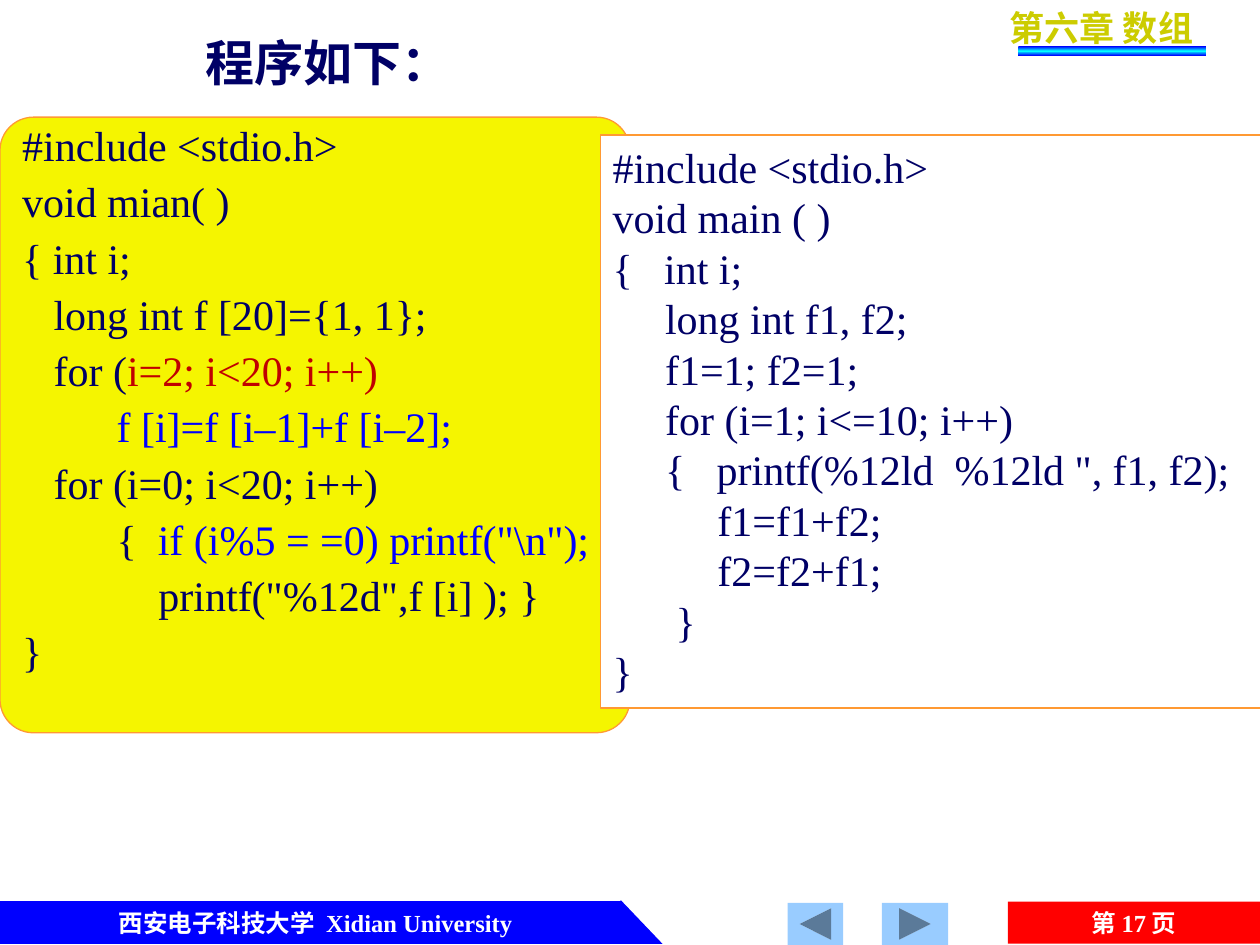
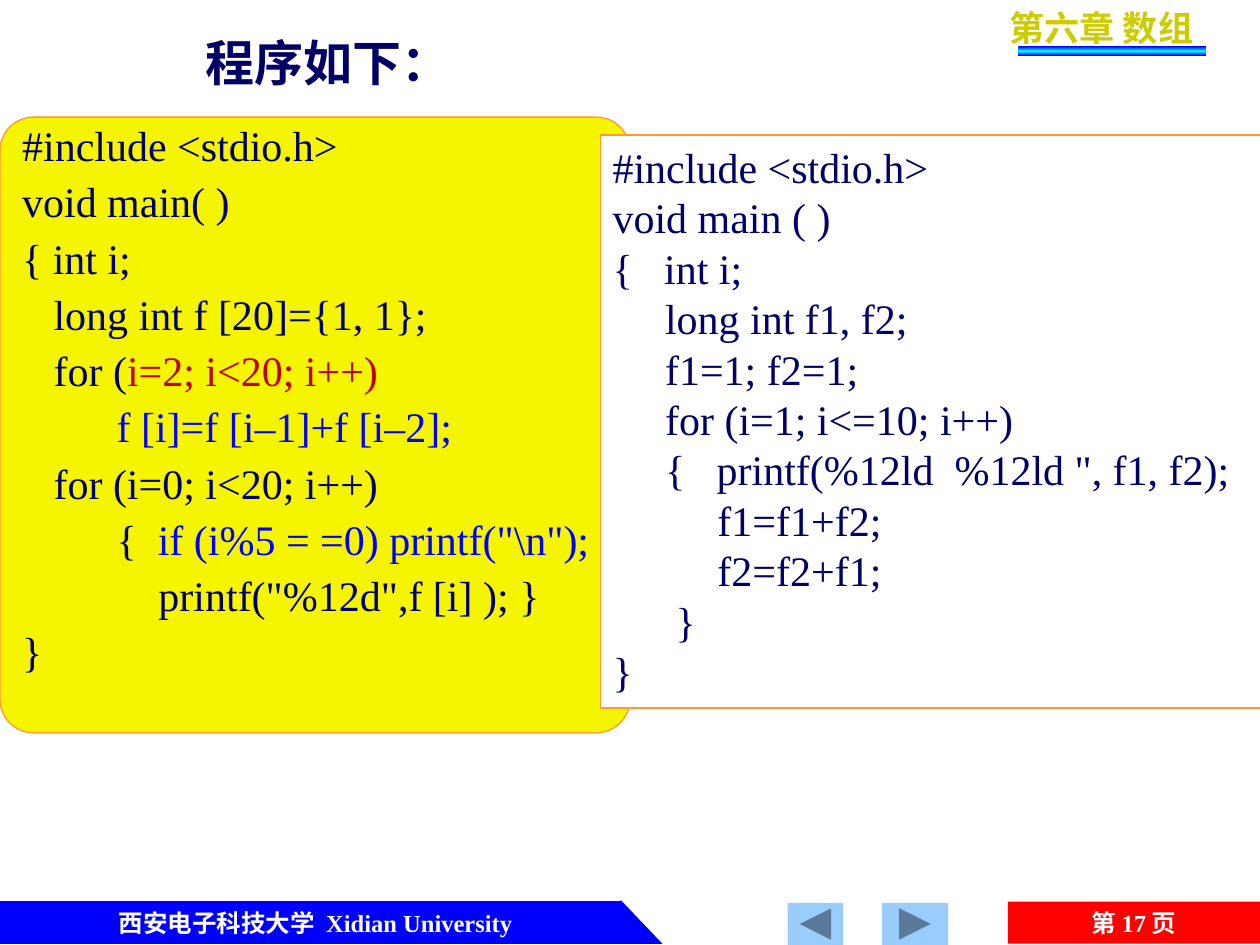
Before and after one commit to jtrfid/C-Repositories, a slide deck: slide 17 of 2016/C语言/课件/第6章 数组.pptx. Drawn at 1260x945 pixels with LibreOffice and Linux fonts; fonts in the diff are those of the drawing. Boxes give left, top, right and bottom in pixels: in the first picture for what was removed or moved away, otherwise in the second. Text is boxed around its words. In the diff, an @@ line names an element or a change of style, - is before the commit and + after.

```diff
--- a/2016/C语言/课件/第6章 数组.pptx
+++ b/2016/C语言/课件/第6章 数组.pptx
@@ text in rounded rectangle at [22, 188, 205, 226]: text changed @@
-void mian( )
+void main( )
```
Also in this commit, not shown: 8 other slides changed.
